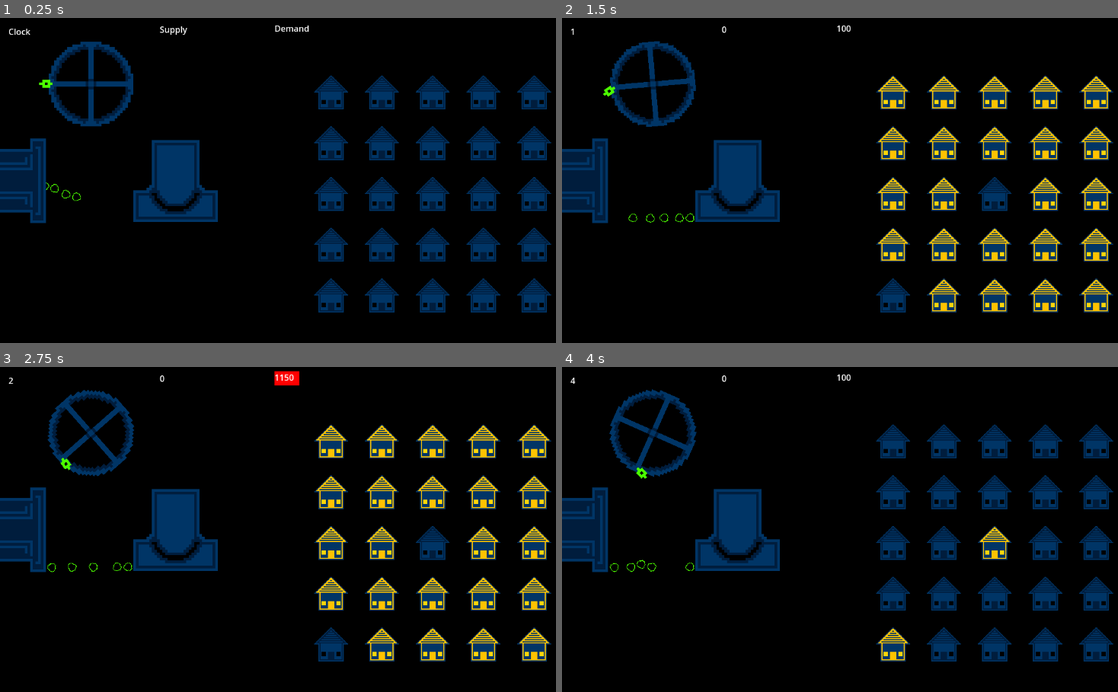
Above: before the commit, frames 1-4 (two rows, left to right).
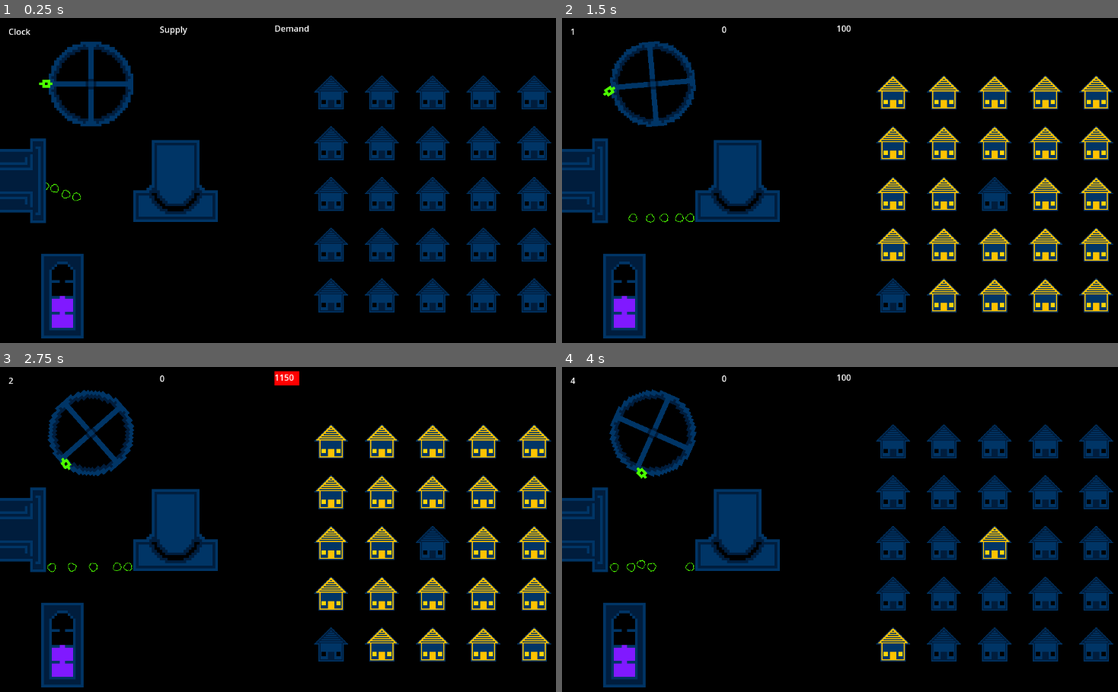
Above: after the commit, the same moments.

Repository: CWmain/BigModeGameJam2025
Game: Godot game, scene res://Levels/main_scene.tscn
The game is run twice, just before and just after one commit, with the same random seed, the same clock (stepped at 60 frames per second) and the same inputs.
Inputs (mouse positions are in pixels of both pictures, inside the frame that each line leads up to):
- Up to frame 1 (0.25 s): no input
- Up to frame 2 (1.5 s): move the mouse to (606, 83) at 0.52 s; press the mouse at (606, 83) at 0.53 s; tap Enter at 1.25 s; move the mouse to (689, 219) at 1.27 s; release the mouse at (689, 219) at 1.28 s; tap T (Test_Click) at 1.35 s
- Up to frame 3 (2.75 s): move the mouse to (116, 568) at 2.02 s; press the mouse at (116, 568) at 2.03 s
- Up to frame 4 (4 s): move the mouse to (634, 568) at 2.77 s; release the mouse at (634, 568) at 2.78 s; tap T (Test_Click) at 2.85 s; move the mouse to (639, 565) at 3.52 s; press the mouse at (639, 565) at 3.53 s

The runs differ from the first frame. In frame 1, 1.7% of the frame differs, in the area x 7-16%, y 72-99%; in frame 2, 1.7%; in frame 3, 1.7%; in frame 4, 1.7%.

Commit message:
Implemented basic power gauge for the reactor using a shader to display the percent power generated

Diff:
--- a/Levels/main_scene.tscn
+++ b/Levels/main_scene.tscn
@@ -8,6 +8,7 @@
 [ext_resource type="PackedScene" uid="uid://dd2vd3iqvo53d" path="res://Objects/Displays/Supply/supply.tscn" id="7_ik7vq"]
 [ext_resource type="PackedScene" uid="uid://n015st5crxns" path="res://Objects/Wheel/wheel_scene.tscn" id="10_2us4h"]
 [ext_resource type="PackedScene" uid="uid://cml6fxx0w4vff" path="res://Objects/CoalStuff/coal_generator.tscn" id="10_gfq1h"]
+[ext_resource type="PackedScene" uid="uid://dtxljlpr51qa3" path="res://Objects/Reactor/power_gauge.tscn" id="10_hlsne"]
 [ext_resource type="PackedScene" uid="uid://dm5gydgxbfesa" path="res://Objects/CoalStuff/coal_dispenser.tscn" id="11_uyeec"]
 
 [sub_resource type="WorldBoundaryShape2D" id="WorldBoundaryShape2D_ae6m6"]
@@ -69,3 +70,6 @@
 z_index = 1
 position = Vector2(7, 308)
 rotation = 1.57079
+
+[node name="PowerGauge" parent="." instance=ExtResource("10_hlsne")]
+position = Vector2(118, 526)
--- /dev/null
+++ b/Objects/Reactor/power_gauge.gd
@@ -0,0 +1,6 @@
+extends Node2D
+
+@onready var power_gauge = $PowerGauge
+
+func _process(delta):
+	power_gauge.material.set_shader_parameter("percentFull", 0.5)
--- /dev/null
+++ b/Objects/Reactor/power_gauge.gdshader
@@ -0,0 +1,15 @@
+shader_type canvas_item;
+
+uniform float percentFull = 0.6;
+
+void fragment() {
+	float shiftedPercent = (1.0-percentFull)*0.75+0.125;
+	if (COLOR == vec4(0,0,0,1) && UV.y > shiftedPercent){
+		COLOR = vec4(0.5,0.1,1,1);
+	}
+}
+
+//void light() {
+	// Called for every pixel for every light affecting the CanvasItem.
+	// Uncomment to replace the default light processing function with this one.
+//}
--- /dev/null
+++ b/Objects/Reactor/power_gauge.tscn
@@ -0,0 +1,17 @@
+[gd_scene load_steps=5 format=3 uid="uid://dtxljlpr51qa3"]
+
+[ext_resource type="Script" path="res://Objects/Reactor/power_gauge.gd" id="1_7t83l"]
+[ext_resource type="Texture2D" uid="uid://cl81xoy2dlip5" path="res://Objects/Reactor/PowerGauge.png" id="1_qif8k"]
+[ext_resource type="Shader" path="res://Objects/Reactor/power_gauge.gdshader" id="1_xx5mh"]
+
+[sub_resource type="ShaderMaterial" id="ShaderMaterial_sgd4i"]
+shader = ExtResource("1_xx5mh")
+shader_parameter/percentFull = 0.0
+
+[node name="PowerGauge" type="Node2D"]
+script = ExtResource("1_7t83l")
+
+[node name="PowerGauge" type="Sprite2D" parent="."]
+material = SubResource("ShaderMaterial_sgd4i")
+scale = Vector2(5, 5)
+texture = ExtResource("1_qif8k")
--- a/Objects/Wheel/rigid_wheel.tscn
+++ b/Objects/Wheel/rigid_wheel.tscn
@@ -36,7 +36,6 @@
 
 [node name="CollisionShape2D" type="CollisionShape2D" parent="HandlePhysics"]
 position = Vector2(7.62939e-06, 4.17233e-07)
-scale = Vector2(1, 1)
 shape = SubResource("RectangleShape2D_k4vsh")
 
 [node name="Sparks" type="CPUParticles2D" parent="."]
Not shown: 1 places in Levels/main_scene.tscn that only renumber resources
Binary file added: Objects/Reactor/PowerGauge.png
Not shown, added: Objects/Reactor/PowerGauge.png.import
Not shown, added: Objects/Wheel/wheF3BB.tmp
